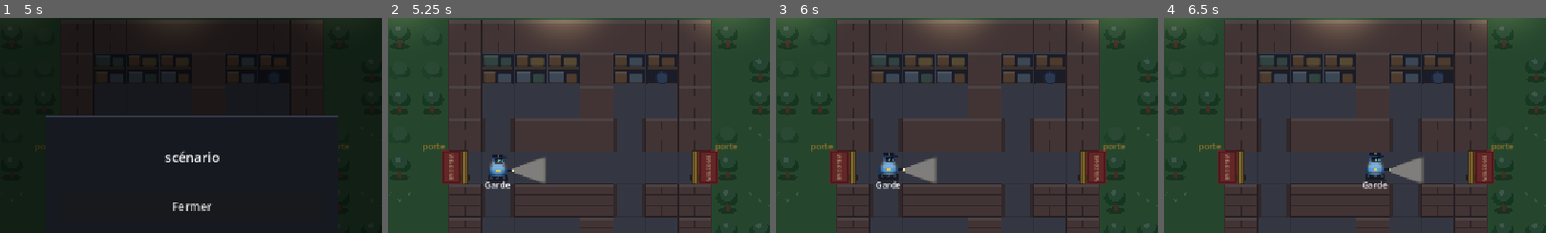
Above: before the commit, frames 1-4 (left to right).
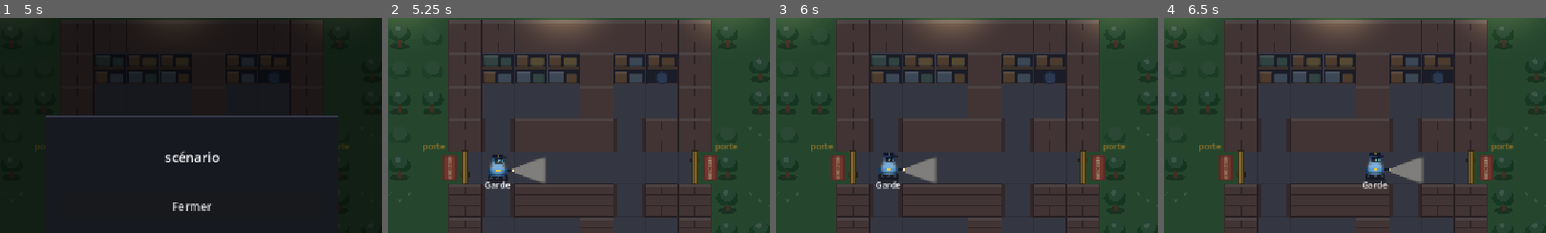
Above: after the commit, the same moments.

Repository: YohanPoirier/jeu_securite
Game: Godot game, scene res://main.tscn
Two runs of this game, one before a commit and one after it. Both use one fixed random seed, a clock stepped at 60 frames per second and the inputs below.
Inputs (mouse positions are % of the whole screen's width and height, from its top left):
- Up to frame 1 (5 s): click "Nouvelle attaque ▾" at 0.5 s; click "Nouvelle attaque ▾" at 1.25 s; click "▶ Lancer" at 2 s; click "■ Arrêter" at 2.75 s; click (46, 95) at 3.52 s; click "▤ Sorties" at 4.25 s
- Up to frame 2 (5.25 s): click "Fermer" at 5 s
- Up to frame 3 (6 s): click "▶ Lancer" at 5.75 s
- Up to frame 4 (6.5 s): no input
The pictures show only the part of the screen within x 25-75%, y 13-63%; the shares and areas given below are measured in that part.

Frame 1 is identical in both runs. In frame 2, 1.0% of the frame differs, in the area x 14-87%, y 61-78%; in frame 3, 1.0%; in frame 4, 1.0%.

Commit message:
Porte : tapis plus petit et décollé, poignée selon l'orientation
Co-Authored-By: Claude Sonnet 5.5 <noreply@anthropic.com>
Claude-Session: https://claude.ai/code/session_01Qn8oNbxsrQNPS2EWgssgFJ

Diff:
--- a/scripts/rail_view.gd
+++ b/scripts/rail_view.gd
@@ -477,14 +477,15 @@
 	# tapis d'accueil, sur l'herbe, devant la porte ; le texte se lit en arrivant de l'extérieur
 	var w := rc.size.x * 0.20
 	var cell := rc.size.x
-	var depth := cell * 0.62
-	var length := cell * 1.05
-	var mx := cx - w / 2.0 - depth if left_side else cx + w / 2.0
+	var depth := cell * 0.42
+	var length := cell * 0.78
+	var gap := cell * 0.16  # le tapis ne touche pas la porte
+	var mx := cx - w / 2.0 - gap - depth if left_side else cx + w / 2.0 + gap
 	var mat := Rect2(mx, rc.get_center().y - length / 2.0, depth, length)
-	draw_rect(mat, Color(0.55, 0.20, 0.18))
-	draw_rect(mat.grow(-3.0), Color(0.40, 0.14, 0.14), false, 1.5)
+	_rr(mat, Color(0.50, 0.22, 0.18), 3)
+	_rr(mat.grow(-2.5), Color(0.62, 0.30, 0.22), 2)
 	draw_set_transform(mat.get_center(), PI / 2.0 if left_side else -PI / 2.0, Vector2.ONE)
-	draw_string(font, Vector2(-length / 2.0, 3.5), "WELCOME", HORIZONTAL_ALIGNMENT_CENTER, length, 8, Color(0.95, 0.85, 0.65))
+	draw_string(font, Vector2(-length / 2.0, 2.8), "WELCOME", HORIZONTAL_ALIGNMENT_CENTER, length, 7, Color(0.98, 0.92, 0.75))
 	draw_set_transform(Vector2.ZERO, 0.0, Vector2.ONE)
 	# plaque
 	var slab := Rect2(cx - w / 2.0, rc.position.y, w, rc.size.y)
@@ -492,7 +493,7 @@
 	draw_rect(Rect2(slab.position, Vector2(slab.size.x * 0.4, slab.size.y)), C_DOOR.lightened(0.25))
 	draw_rect(slab, C_DOOR.darkened(0.55), false, 2.0)
 	# poignées de chaque côté, vers le bord de la porte (pas au milieu)
-	var hy := rc.position.y + rc.size.y * 0.72
+	var hy := rc.position.y + rc.size.y * (0.72 if left_side else 0.28) - 4.0  # la poignée change de bout selon l'orientation de la porte
 	draw_rect(Rect2(slab.position.x - 3.0, hy, 3.0, 8.0), Color(0.30, 0.22, 0.10))
 	draw_rect(Rect2(slab.end.x, hy, 3.0, 8.0), Color(0.30, 0.22, 0.10))
 
